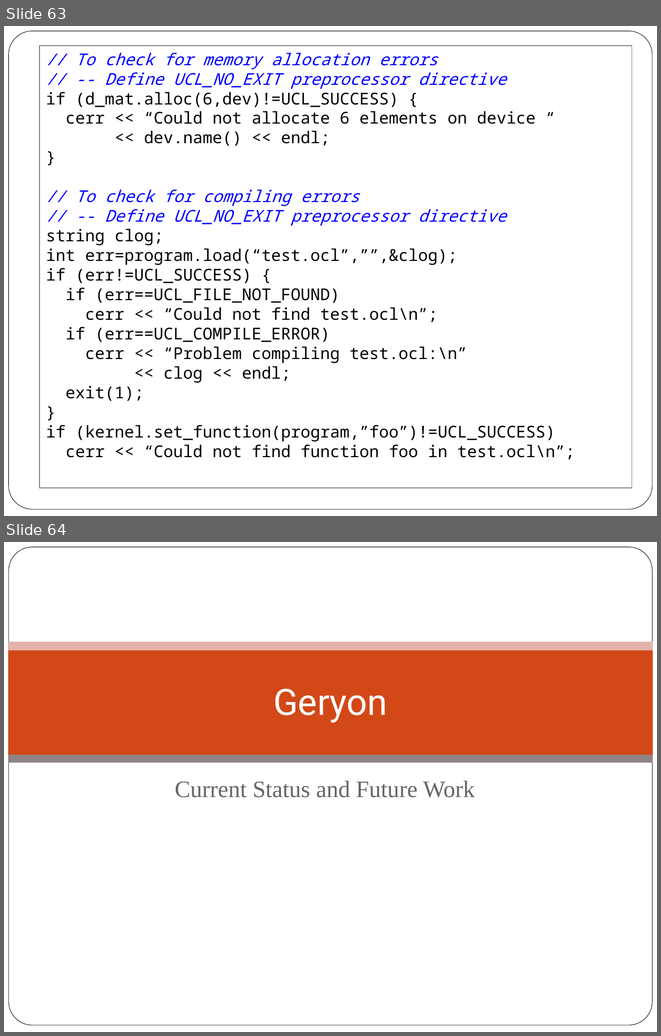
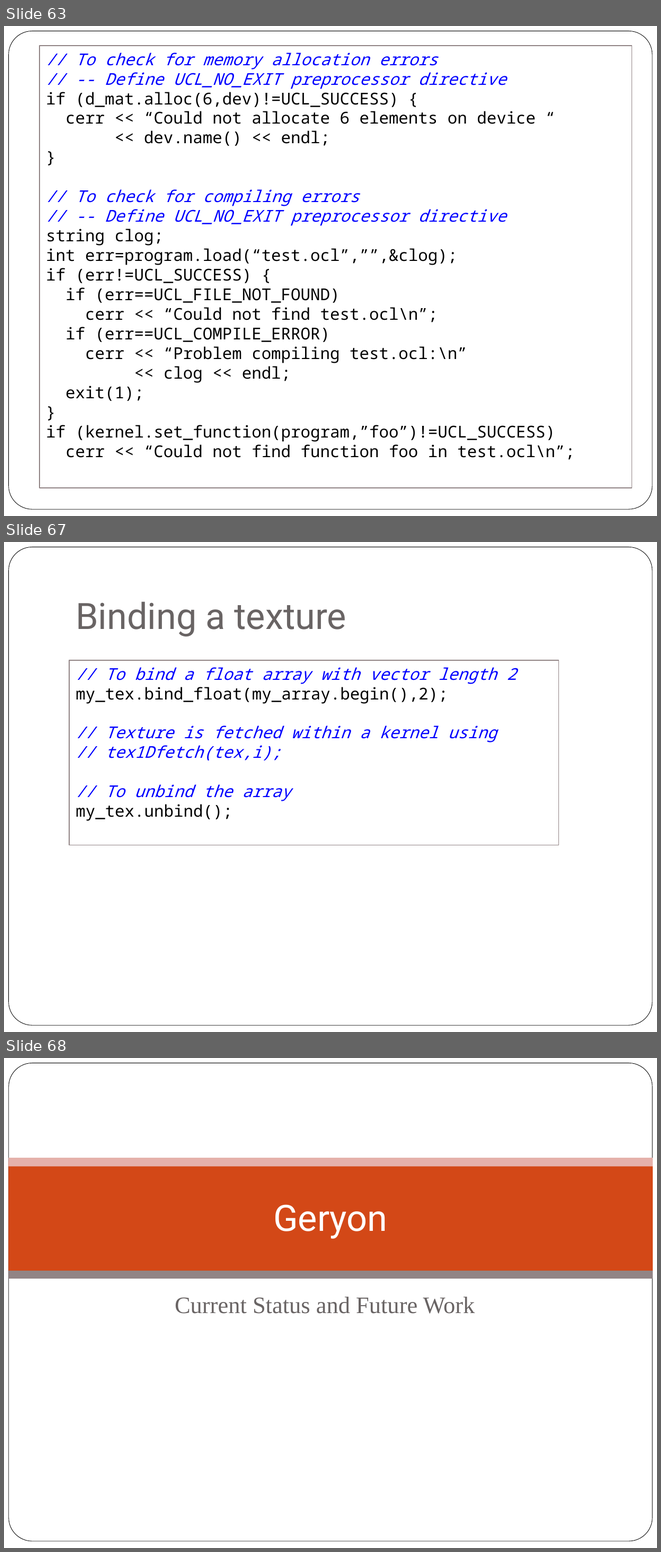
Before and after one commit to scicomp/geryon, a slide deck: geryon.pptx. Shown one above the other, each under a label of ours: slides 63 and 64 before the commit, slides 63, 67 and 68 after it; the slides between them are not shown. The pictures are 661x1036 and 661x1552 pixels, drawn with LibreOffice and Linux fonts; fonts in the diff are those of the drawing; background and template pictures are left out. Boxes give left, top, right and bottom in pixels: in the first picture for what was removed or moved away, otherwise in the second. Text is boxed around its words. In the diff, an @@ line names an element or a change of style, - is before the commit and + after.

```diff
--- a/geryon.pptx
+++ b/geryon.pptx
@@ slide 67 added at box(4, 542, 657, 1032), background #FFFFFF; not listed: 1 template element that a slide beside it also shows @@
@@ title added at box(76, 601, 346, 636), 40 pt, text #696464 @@
+Binding a texture
@@ rectangle added at box(69, 660, 559, 845), fill #FFFFFF, outline #918485 1 pt, 18 pt, text #0000FF, italic @@
+// To bind a float array with vector length 2
+my_tex.bind_float(my_array.begin(),2);
+// Texture is fetched within a kernel using
+// tex1Dfetch(tex,i);
+// To unbind the array
+my_tex.unbind();
@@ what was slide 64 is now slide 68 @@
```
Also in this commit, not shown: 1 slide changed, 3 other slides added, 5 other files.
